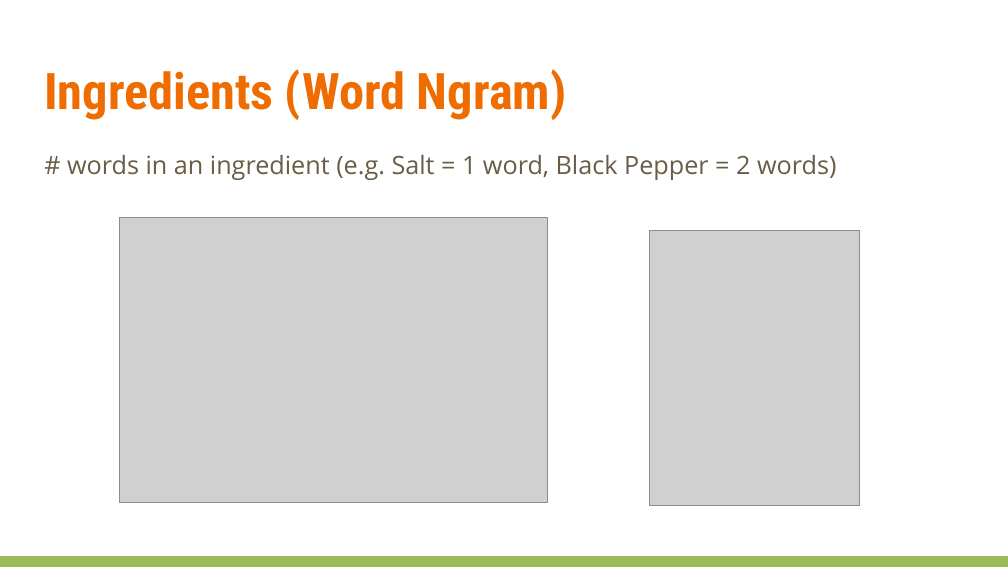
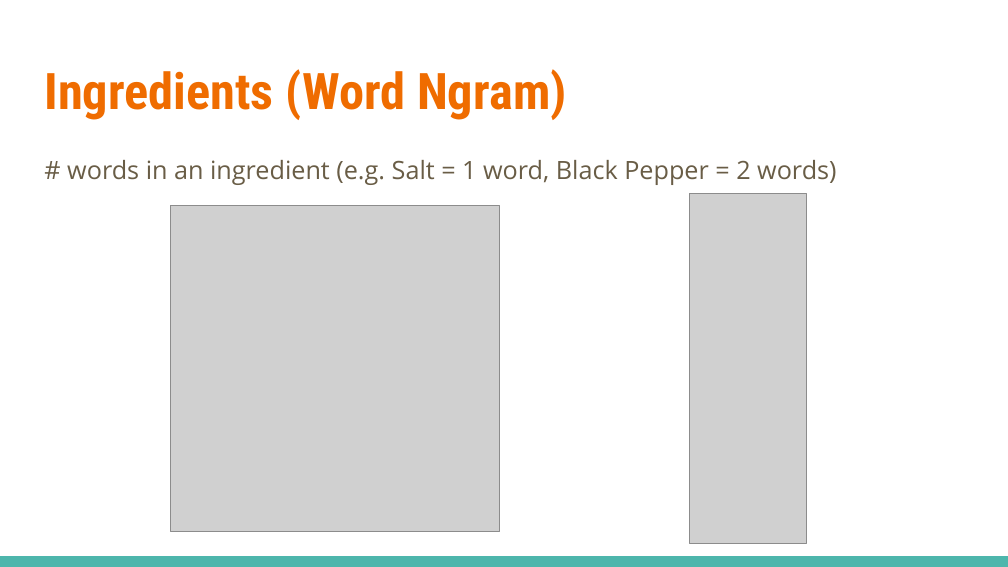
Before and after one commit to bluegrapes/DAT8Coursework, a slide deck: slide 12 of project2/What’s Cooking.pptx. Drawn at 1008x567 pixels with LibreOffice and Linux fonts; fonts in the diff are those of the drawing; grey boxes stand for pictures. Boxes give left, top, right and bottom in pixels: in the first picture for what was removed or moved away, otherwise in the second. Text is boxed around its words. In the diff, an @@ line names an element or a change of style, - is before the commit and + after.

```diff
--- a/project2/What’s Cooking.pptx
+++ b/project2/What’s Cooking.pptx
@@ text "# words in an ingredient ..." at (x1=67, y1=160, x2=836, y2=185): line spacing 1 to 1.15; more space between paragraphs @@
@@ picture resized from (x1=119, y1=218, x2=547, y2=502) to (x1=170, y1=206, x2=499, y2=532) @@
@@ picture added at (x1=689, y1=194, x2=806, y2=544) @@
@@ picture removed at (x1=650, y1=230, x2=860, y2=505) @@
@@ rectangle at (x1=0, y1=556, x2=1008, y2=567): fill #9BBB59 to #4DB6AC @@
```
Also in this commit, not shown: 23 other slides changed, 3 slides added, 10 slides removed, 1 other file.
